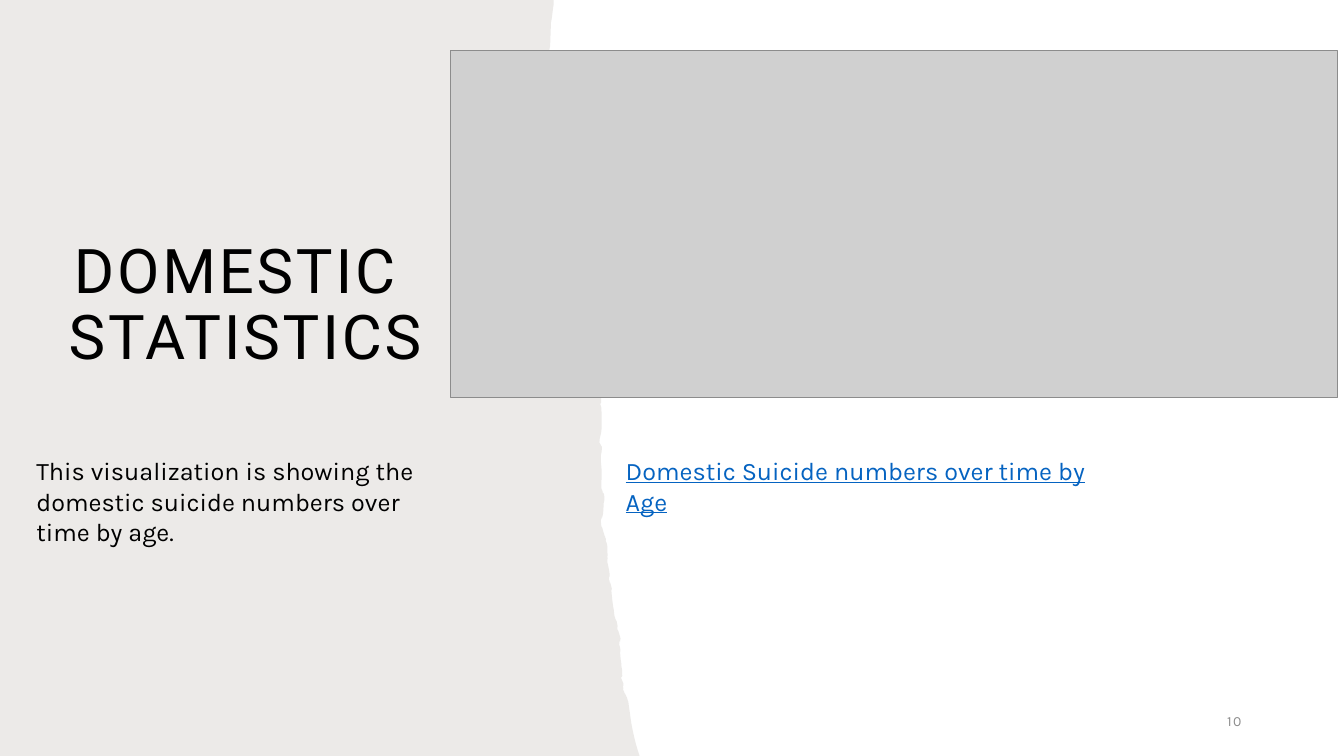
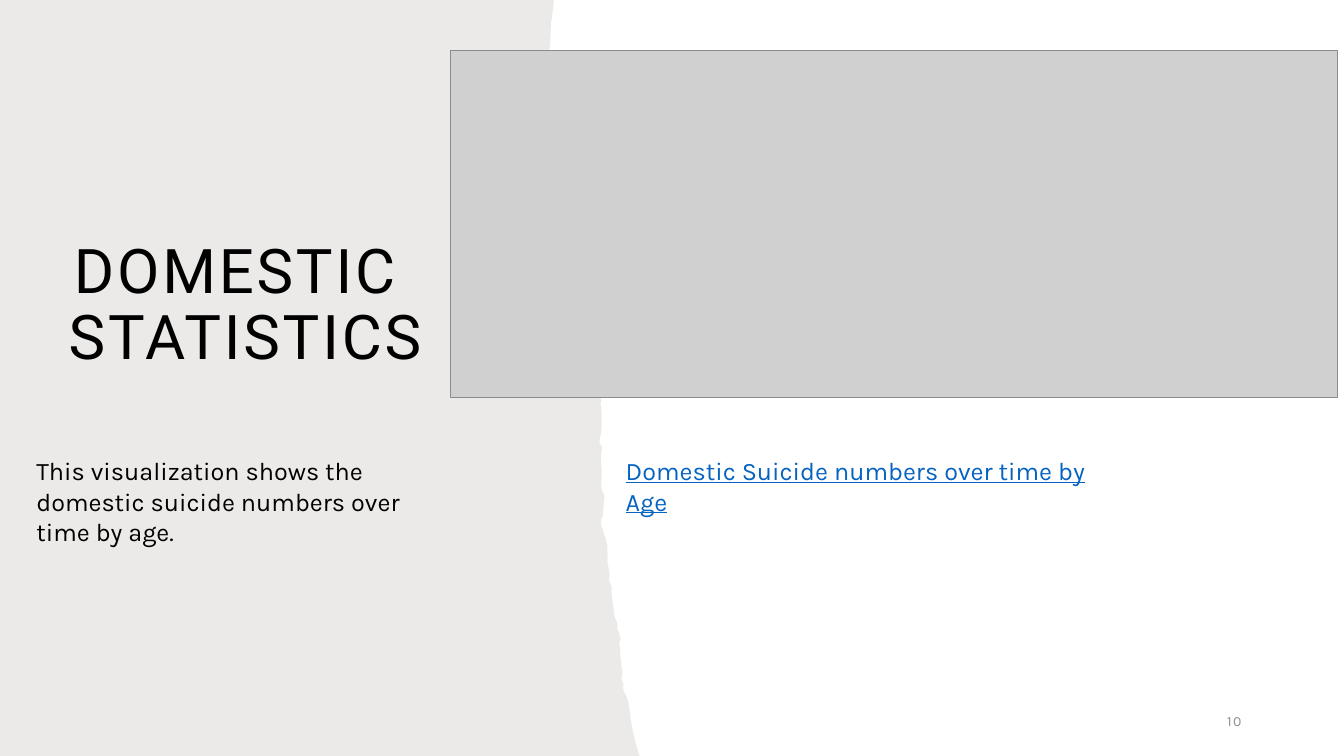
Before and after one commit to ejmatthe/project-four, a slide deck: slide 10 of Project 4.pptx. Drawn at 1344x756 pixels with LibreOffice and Linux fonts; fonts in the diff are those of the drawing; grey boxes stand for pictures. Boxes give left, top, right and bottom in pixels: in the first picture for what was removed or moved away, otherwise in the second. Text is boxed around its words. In the diff, an @@ line names an element or a change of style, - is before the commit and + after.

```diff
--- a/Project 4.pptx
+++ b/Project 4.pptx
@@ text at [36,462,399,547]: text changed @@
-This visualization is showing the domestic suicide numbers over time by age.
+This visualization shows the domestic suicide numbers over time by age.
```
Also in this commit, not shown: 8 other slides changed.
